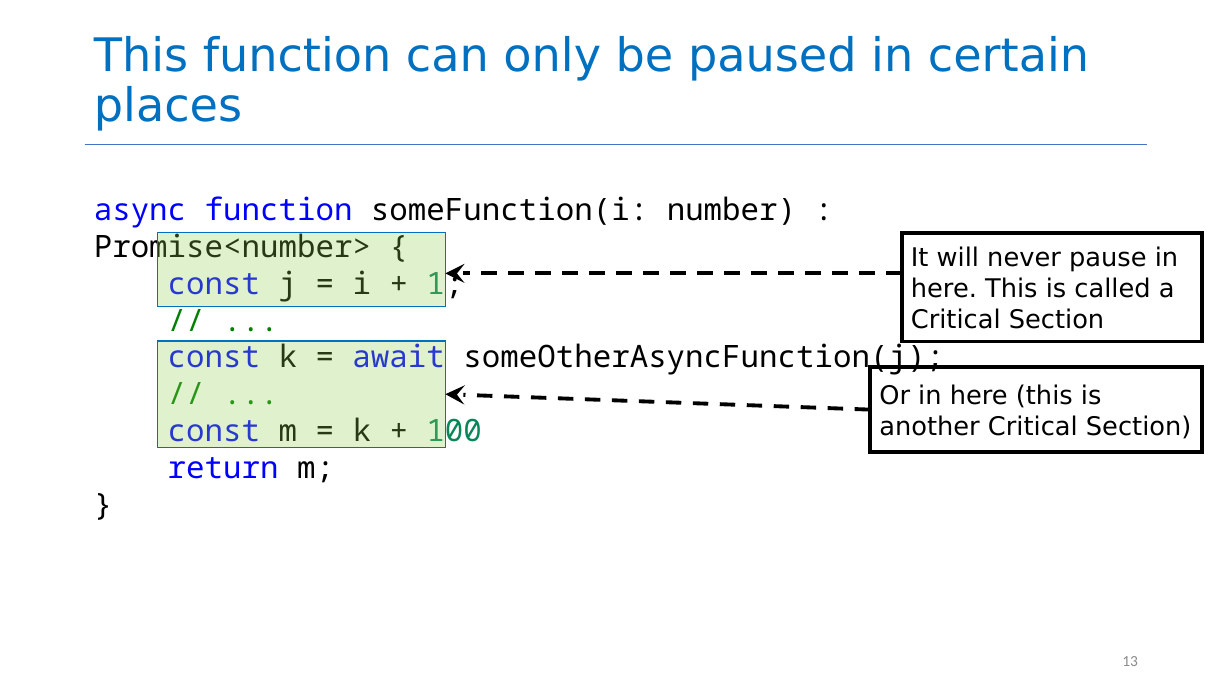
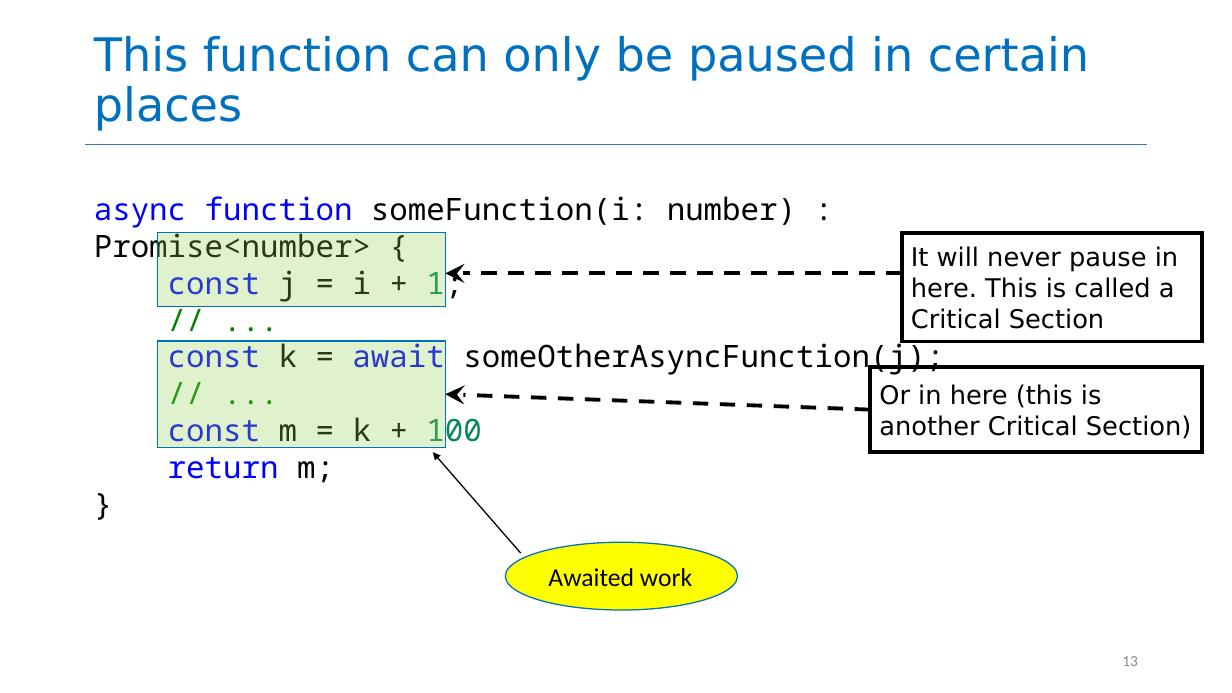
Before and after one commit to neu-se/CS4530-Fall-2026, a slide deck: slide 13 of Slides/Module 08 Concurrency.pptx. Drawn at 1232x693 pixels with LibreOffice and Linux fonts; fonts in the diff are those of the drawing. Boxes give left, top, right and bottom in pixels: in the first picture for what was removed or moved away, otherwise in the second. Text is boxed around its words. In the diff, an @@ line names an element or a change of style, - is before the commit and + after.

```diff
--- a/Slides/Module 08 Concurrency.pptx
+++ b/Slides/Module 08 Concurrency.pptx
@@ arrow added from (521, 554) to (433, 452), #000000 1 pt @@
@@ ellipse added at [506,543,738,610], fill #FFFF00, outline #0070C0 1 pt, 20 pt, text #000000 @@
+Awaited work
```
Also in this commit, not shown: 11 other slides changed, 7 slides added, 1 other file.
